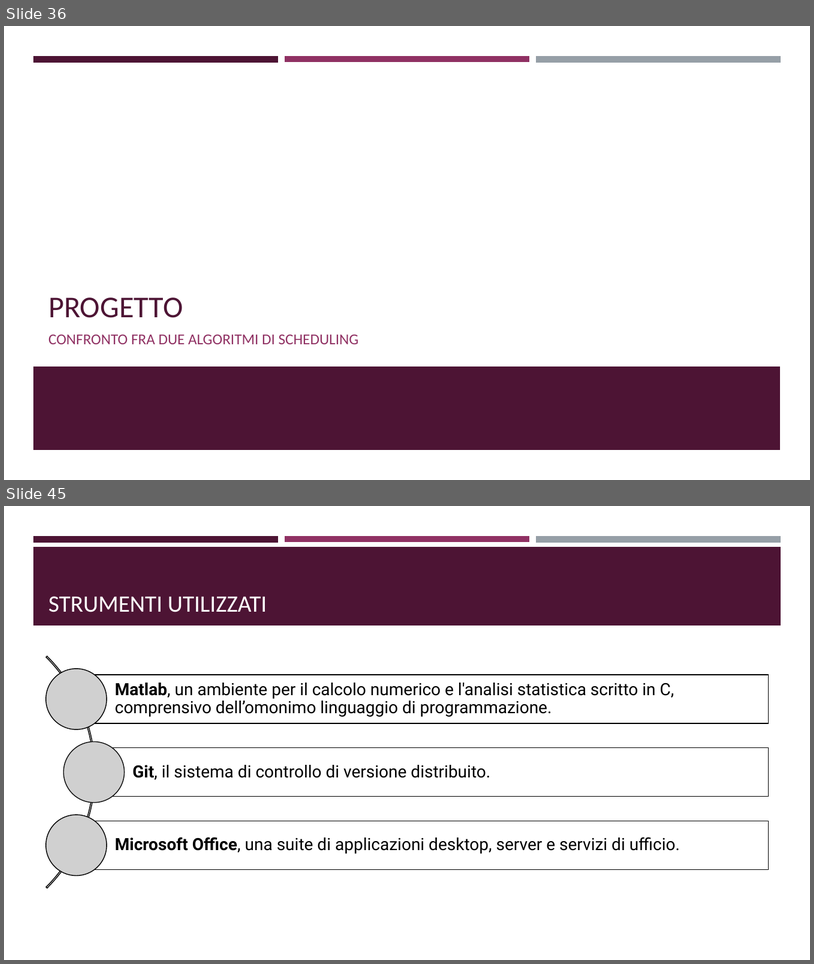
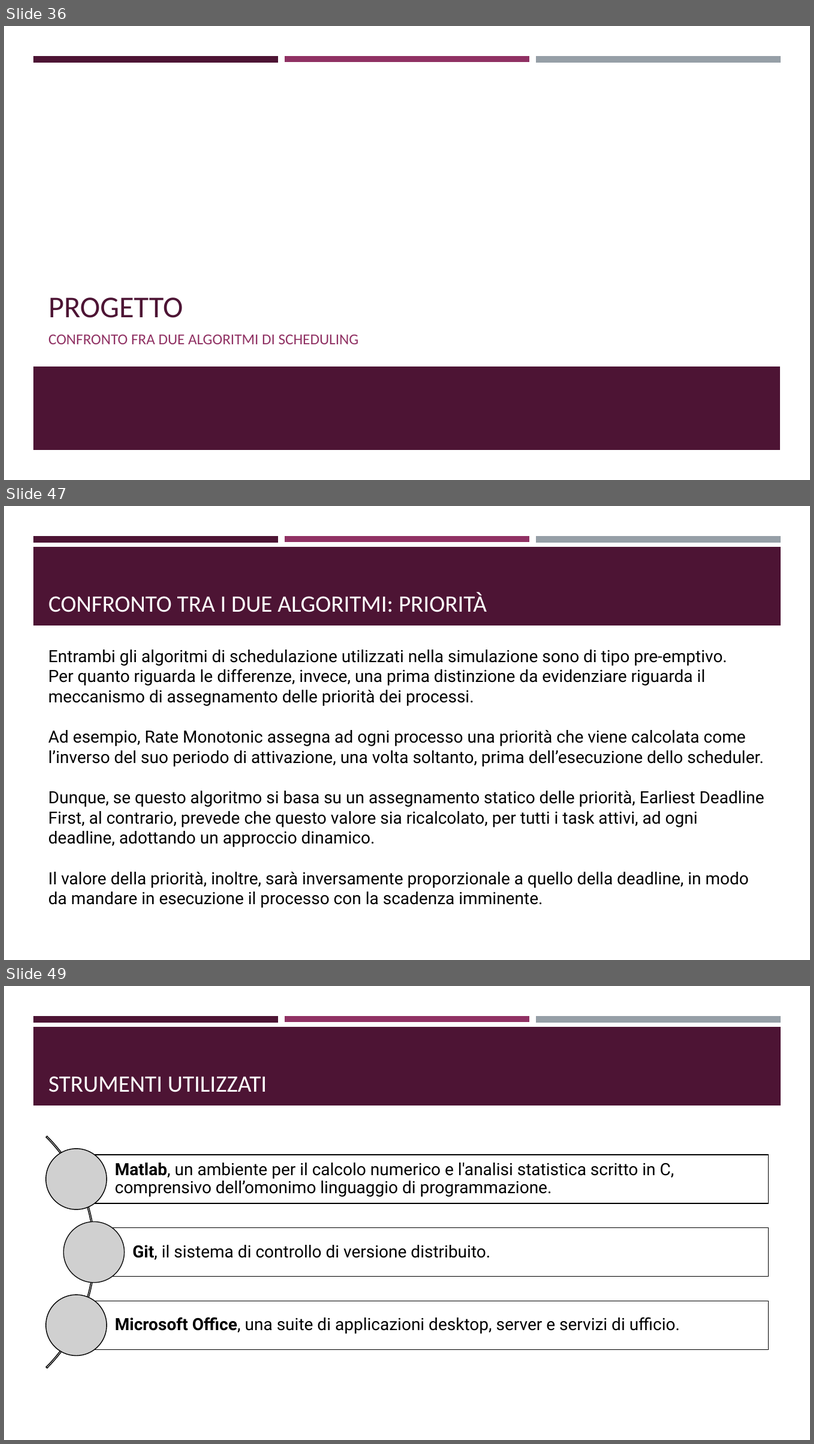
Before and after one commit to ivochan/SchedulingExercise, a slide deck: Algoritmi di scheduling real-time.odp. Shown one above the other, each under a label of ours: slides 36 and 45 before the commit, slides 36, 47 and 49 after it; the slides between them are not shown. The pictures are 814x964 and 814x1444 pixels, drawn with LibreOffice and Linux fonts; fonts in the diff are those of the drawing; grey boxes stand for pictures; background and template pictures are left out. Boxes give left, top, right and bottom in pixels: in the first picture for what was removed or moved away, otherwise in the second. Text is boxed around its words. In the diff, an @@ line names an element or a change of style, - is before the commit and + after.

```diff
--- a/Algoritmi di scheduling real-time.odp
+++ b/Algoritmi di scheduling real-time.odp
@@ slide 47 added at [4, 506, 810, 960], background #FFFFFF; not listed: 4 template elements that a slide beside it also shows @@
@@ title added at [48, 592, 487, 612], 28 pt, text #FFFFFF @@
+CONFRONTO TRA I DUE ALGORITMI: PRIORITÀ
@@ text added at [48, 649, 765, 907], 20 pt, text #000000 @@
+Entrambi gli algoritmi di schedulazione utilizzati nella simulazione sono di tipo pre-emptivo.
+Per quanto riguarda le differenze, invece, una prima distinzione da evidenziare riguarda il meccanismo di assegnamento delle priorità dei processi.
+Ad esempio, Rate Monotonic assegna ad ogni processo una priorità che viene calcolata come l’inverso del suo periodo di attivazione, una volta soltanto, prima dell’esecuzione dello scheduler.
+Dunque, se questo algoritmo si basa su un assegnamento statico delle priorità, Earliest Deadline First, al contrario, prevede che questo valore sia ricalcolato, per tutti i task attivi, ad ogni deadline, adottando un approccio dinamico.
+Il valore della priorità, inoltre, sarà inversamente proporzionale a quello della deadline, in modo da mandare in esecuzione il processo con la scadenza imminente.
@@ what was slide 45 is now slide 49 @@
```
Also in this commit, not shown: 7 slides changed, 4 other slides added, 1 slide removed, 7 other files.
